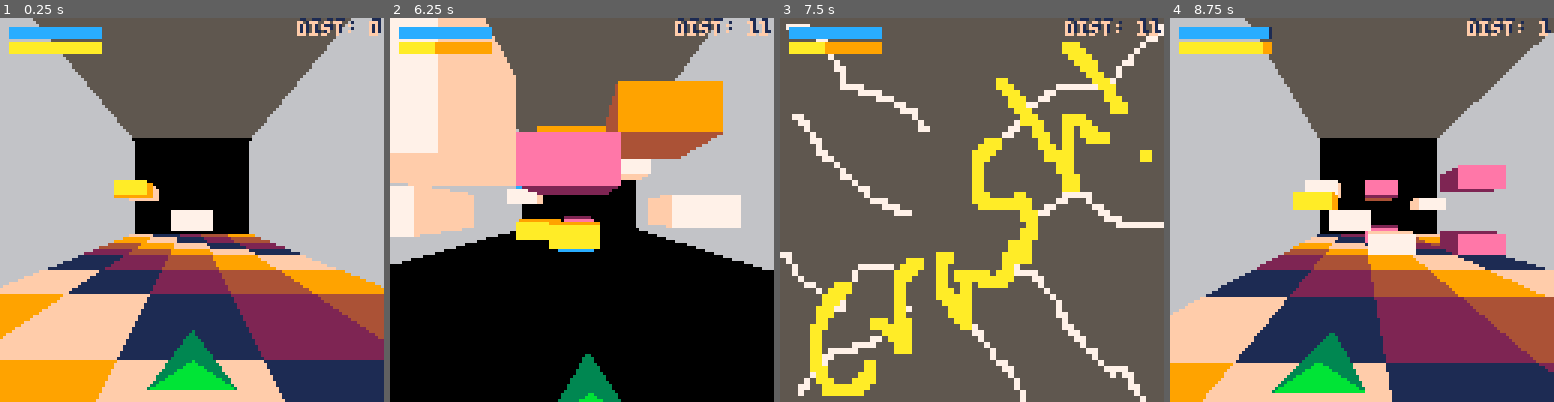
Above: before the commit, frames 1-4 (left to right).
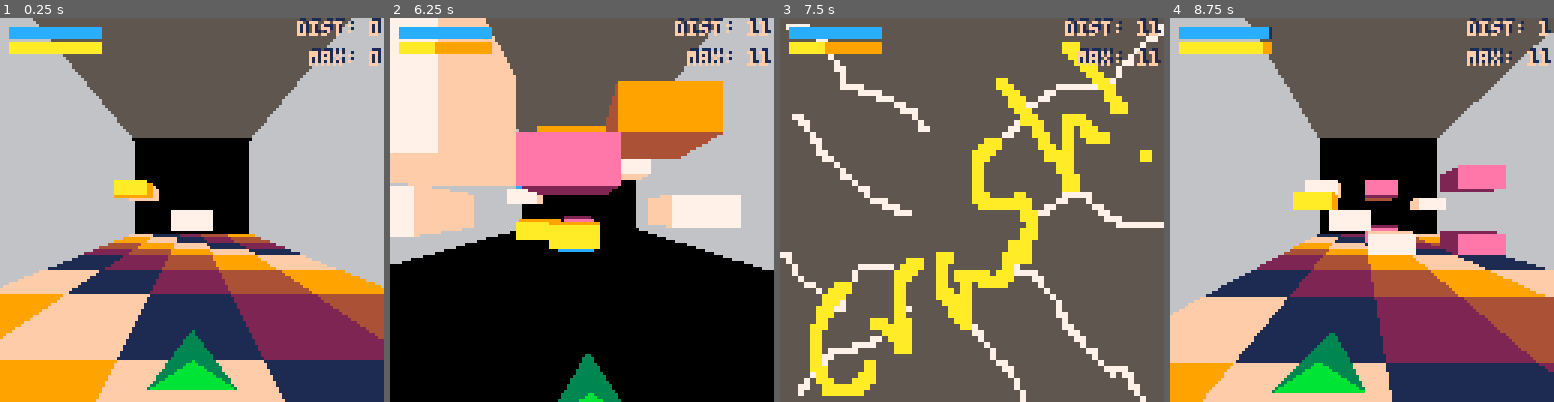
Above: after the commit, the same moments.

Repository: bobgar/pico3d
Game: PICO-8 cartridge 3d.p8
Two runs of this game, one before a commit and one after it. Both use one fixed random seed, a clock stepped at 60 frames per second and the inputs below.
Inputs:
- Up to frame 1 (0.25 s): no input
- Up to frame 2 (6.25 s): tap X (X key) at 0.33, 1.07, 1.85, 2.97, 4.08, 5.2 s; tap O (Z key) at 0.7, 1.7, 2.1, 2.5, 2.9, 3.3, 3.7, 4.1, 4.5, 4.9, 5.3, 5.7, 6.1 s; hold Right 1.6-2.1 s; hold Up 2.15-2.42 s; hold Right 2.47-3.03 s; hold Left 3.08-3.58 s; hold Down 3.63-3.97 s; hold Right 4.02-4.68 s; hold Up 4.73-5.03 s; hold Left 5.08-5.68 s; hold Down 5.73-6.03 s; hold Right from 6.08 s (still down)
- Up to frame 3 (7.5 s): tap X (X key) at 6.32, 7.43 s; tap O (Z key) at 6.5, 6.9, 7.3 s; release Right at 6.58 s; hold Right 6.63-7.13 s; hold Up 7.18-7.45 s
- Up to frame 4 (8.75 s): hold Right 7.5-8.07 s; tap O (Z key) at 7.7, 8.1, 8.5 s; hold Left 8.12-8.62 s; tap X (X key) at 8.55 s; hold Down from 8.67 s (still down)

The runs differ from the first frame. In frame 1, 0.5% of the frame differs, in the area x 80-100%, y 7-13%; in frame 2, 0.6%, in the area x 77-100%, y 7-13%; in frame 3, 0.6%; in frame 4, 0.6%.

Commit message:
Added max dist

Diff:
--- a/3d.lua
+++ b/3d.lua
@@ -1,4 +1,4 @@
-function _init()
+function gameinit()
     zoffset = .15
     level = {}
     sidecolors ={1, 2, 4,  9, 15}
@@ -171,7 +171,7 @@
         if
             restartcounter <= 0
         then
-            _init()
+            gameinit()
         end
         drawui()
     end
@@ -226,6 +226,12 @@
     print(text,128 - #text * 4, 0, 1)
     print(text,127 - #text * 4, 1, 15)
 
+    if flr(pz) > maxdist then maxdist = flr(pz) end
+
+    local max = "max: " .. maxdist
+    print(max,128 - #max * 4, 10, 1)
+    print(max,127 - #max * 4, 11, 15)
+
     color(0)
     --print("FPS: " .. stat(7), 80,100)
     --print("CPU: " .. stat(1), 80,108)
--- a/3d.p8
+++ b/3d.p8
@@ -3,6 +3,7 @@
 __lua__
 #include 3d.lua
 #include helpers.lua
+#include splashscreen.lua
 __gfx__
 00000000cccccccccccccccccccccccccccccccccccccccccccccccccccccccccccccccc00000000000000000000000000000000000000000000000000000000
 00000000cccccccccccccccccccccccccccccccccccccccccccccccccccccccccccccccc00000000000000000000000000000000000000000000000000000000
--- /dev/null
+++ b/splashscreen.lua
@@ -0,0 +1,4 @@
+function _init()
+    maxdist = 0
+    gameinit()
+end
